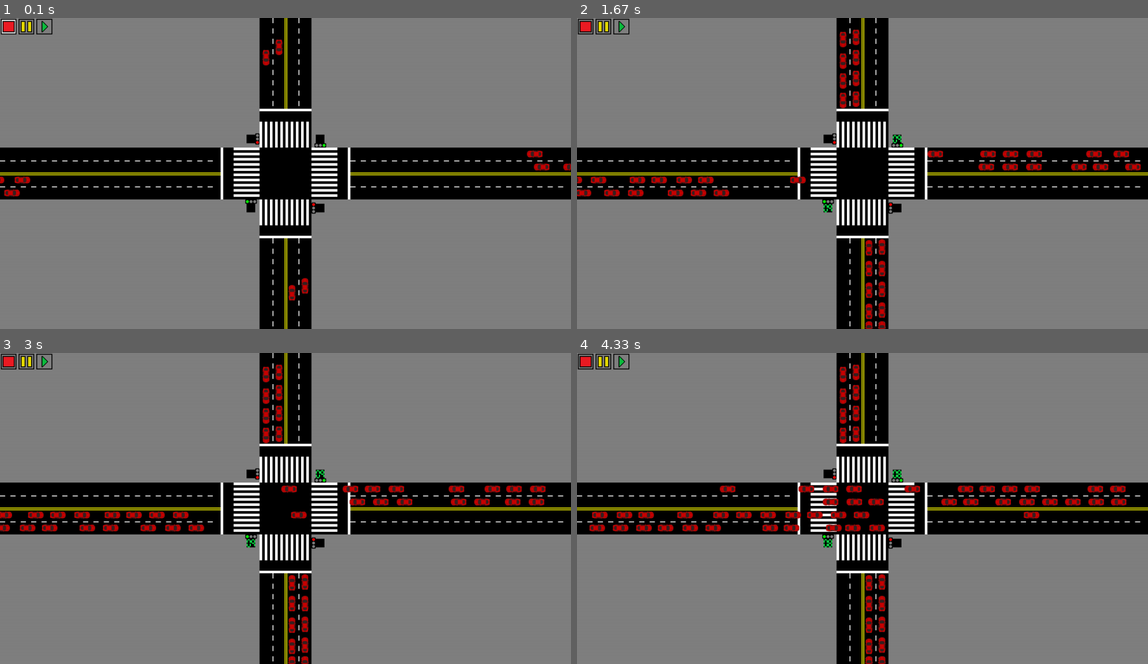
Above: before the commit, frames 1-4 (two rows, left to right).
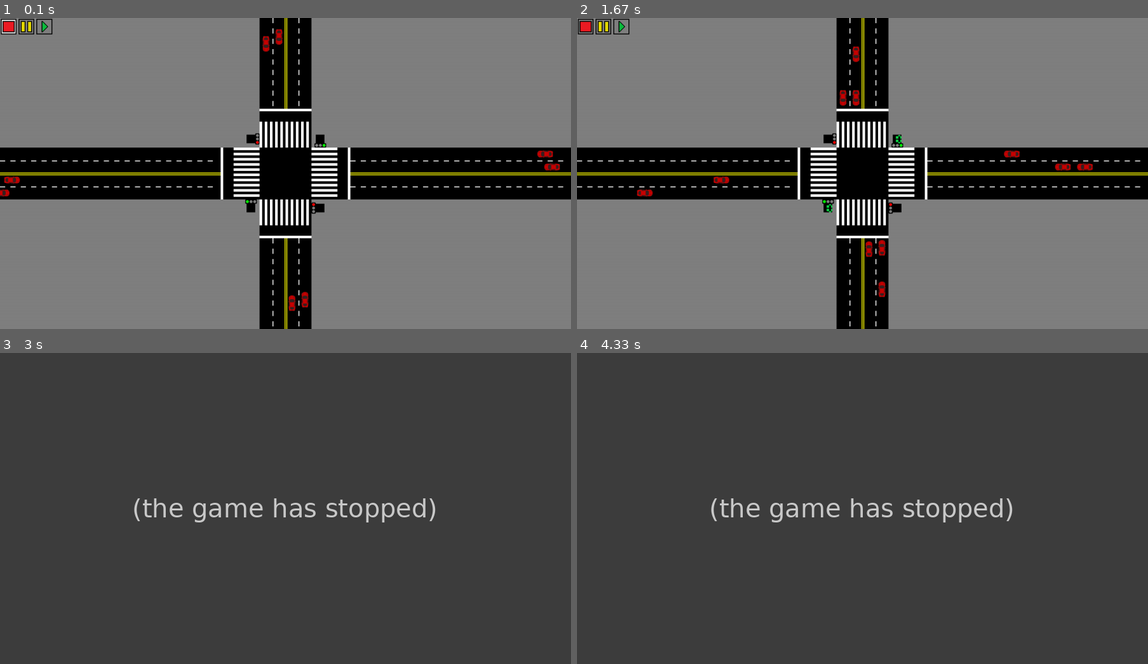
Above: after the commit, the same moments.

Repository: danielsds1/TrafficLights
Game: pygame game, started from traffic-simulation-pygame-master/traffic.py
The game is run twice, just before and just after one commit, with the same random seed, the same clock (stepped at 60 frames per second) and the same inputs.
Inputs (mouse positions are in pixels of both pictures, inside the frame that each line leads up to):
- Up to frame 1 (0.1 s): no input
- Up to frame 2 (1.67 s): click (862, 173) at 0.38 s
- Up to frame 3 (3 s): click (28, 362) at 1.85 s; click (45, 362) at 2.18 s; click (28, 362) at 2.52 s; click (45, 362) at 2.85 s
- Up to frame 4 (4.33 s): no input

The runs differ from the first frame. In frame 1, 0.8% of the frame differs, in the area x 0-100%, y 3-95%; in frame 2, 2.5%; in frame 3, 99%; in frame 4, 99%, in the area x 0-100%, y 0-100%.
Error after the commit: TypeError: can only concatenate str (not "int") to str (traffic.py line 494); the game stopped at 2.18 s (later frames are placeholders)

Commit message:
Added Logic

Diff:
--- a/traffic-simulation-pygame-master/traffic.py
+++ b/traffic-simulation-pygame-master/traffic.py
@@ -1,11 +1,12 @@
 import datetime
-
+import os
 import math as mt
 import random
 from pygame import *
 from pygame.sprite import *
 
 # initialize pygame
+os.environ['SDL_VIDEO_CENTERED'] = '1'
 pygame.init()
 
 BLACK = (0, 0, 0)
@@ -64,6 +65,7 @@
              (int(WIDTH / 2 - STREET / 8), 0),
              (int(WIDTH / 2 + STREET / 8), HEIGHT),
              (int(WIDTH / 2 + 3 * STREET / 8), HEIGHT)]
+FLOW=[200,200,400,400]
 
 CARSIZE = [40, 20]
 BTN_POS = [[20, 20], [61, 20], [102, 20]]
@@ -75,7 +77,7 @@
 class Cars(Sprite):
 
   def __init__(self, lane: int):
-    self.max_speed=random.randint(5,10)
+    self.max_speed=random.randint(3,6)
     self.speed = self.max_speed
     self.lane = lane
     if lane == 0 or lane == 1:
@@ -179,6 +181,19 @@
   def hover(self, button):
     self.image = image.load('img/btn/' + button + '.png')
 
+def logic():
+  green_time='a'
+  red_time='b'
+  return green_time,red_time
+
+def randLogic():
+  MAX_GT=30
+  MIN_GT=10
+  MAX_RT=30
+  MIN_RT=10
+  green_time=random.randint(MIN_GT,MAX_GT)
+  red_time=random.randint(MIN_RT,MAX_RT)
+  return green_time,red_time
 
 def drawBackground(frame, HEIGHT, WIDTH, STREET, STRIPE):
   frame.fill(BGCOLOR)
@@ -281,37 +296,45 @@
   signal_counterh = 0
   signal_counterv = 2
   cont = 0
-  green_time = 10
   yellow_time = 3
-  red_time = 10
-  total_time = green_time + red_time + yellow_time
+  try:
+    green_time, red_time = logic()
+    total_time = green_time + red_time + yellow_time
+  except:
+    green_time, red_time = randLogic()
+    total_time = green_time + red_time + yellow_time
   rtime = 0
 
   while True:
 
     if rtime == 0:
+      signal_counterv = 2
+      usignal.change_sign('red')
+      dsignal.change_sign('red')
+    if rtime == 1:
       signal_counterh = 0
-      signal_counterv = 2
       lsignal.change_sign('green')
       rsignal.change_sign('green')
       usignal.change_sign('red')
       dsignal.change_sign('red')
-    elif rtime == green_time:
+    elif rtime == green_time+1:
       signal_counterh = 1
       lsignal.change_sign('yellow')
       rsignal.change_sign('yellow')
     elif rtime == green_time + yellow_time:
       signal_counterh = 2
-      signal_counterv = 0
       lsignal.change_sign('red')
       rsignal.change_sign('red')
+    elif rtime == green_time + yellow_time+1:
+      signal_counterv = 0
       usignal.change_sign('green')
       dsignal.change_sign('green')
-    elif rtime == green_time + red_time:
+    elif rtime == green_time + red_time+1:
       signal_counterv = 1
       usignal.change_sign('yellow')
       dsignal.change_sign('yellow')
-    if rtime < green_time:
+
+    if rtime < green_time+1:
       if cont != rtime:
         lwatch1.change_num(mt.floor((green_time - rtime) / 10))
         lwatch2.change_num(mt.floor((green_time - rtime) % 10))
@@ -323,7 +346,7 @@
         dwatch2.change_num('off')
       else:
         cont = rtime
-    elif rtime < green_time + yellow_time:
+    elif rtime < green_time + yellow_time+1:
 
       if cont != rtime:
         lwatch1.change_num('off')
@@ -332,7 +355,7 @@
         rwatch2.change_num('off')
       else:
         cont = rtime
-    elif rtime < green_time + red_time:
+    elif rtime < green_time + red_time+1:
       if cont != rtime:
 
         lwatch1.change_num('off')
@@ -374,42 +397,58 @@
       for j in range(len(card[i])-1):
         card[i][j].move(signal_counterv, card[i][j + 1])
 
-    if carr[0][0].x < WIDTH-40 and len(carr[0]) < MAX_CAR[0] and random.randint(0, 4) == 0:
+    if carr[0][0] is None:
+      carr[0].insert(0, Cars(0))
+    if carr[0][0].x < WIDTH-40 and len(carr[0]) < MAX_CAR[0] and random.randint(0, FLOW[0]) == 0:
       carr[0].insert(0, Cars(0))
     if carr[0][len(carr[0])-2].x < 0:
       carr[0].pop(len(carr[0])-2)
 
-    if carr[1][0].x < WIDTH-40 and len(carr[1]) < MAX_CAR[0] and random.randint(0, 4) == 0:
+    if carr[1][0] is None:
+      carr[1].insert(0, Cars(1))
+    if carr[1][0].x < WIDTH-40 and len(carr[1]) < MAX_CAR[0] and random.randint(0, FLOW[0]) == 0:
       carr[1].insert(0, Cars(1))
     if carr[1][len(carr[1])-2].x < 0:
       carr[1].pop(len(carr[1])-2)
 
-    if carl[0][0].x > 40 and len(carl[0]) < MAX_CAR[0] and random.randint(0, 4) == 0:
+    if carl[0][0] is None:
+      carl[0].insert(0, Cars(2))
+    if carl[0][0].x > 40 and len(carl[0]) < MAX_CAR[0] and random.randint(0, FLOW[1]) == 0:
       carl[0].insert(0, Cars(2))
     if carl[0][len(carl[0])-2].x > WIDTH:
       carl[0].pop(len(carl[0])-2)
 
-    if carl[1][0].x > 40 and len(carl[1]) < MAX_CAR[0] and random.randint(0, 4) == 0:
+    if carl[1][0] is None:
+      carl[1].insert(0, Cars(3))
+    if carl[1][0].x > 40 and len(carl[1]) < MAX_CAR[0] and random.randint(0, FLOW[1]) == 0:
       carl[1].insert(0, Cars(3))
     if carl[1][len(carl[1])-2].x > WIDTH:
       carl[1].pop(len(carl[1])-2)
 
-    if caru[0][0].y > 40 and len(caru[0]) < MAX_CAR[1] and random.randint(0, 8) == 0:
+    if caru[0][0] is None:
+      caru[0].insert(0, Cars(4))
+    if caru[0][0].y > 40 and len(caru[0]) < MAX_CAR[1] and random.randint(0, FLOW[2]) == 0:
       caru[0].insert(0, Cars(4))
     if caru[0][len(caru[0])-2].y > HEIGHT:
       caru[0].pop(len(caru[0])-2)
 
-    if caru[1][0].y > 40 and len(caru[1]) < MAX_CAR[1] and random.randint(0, 8) == 0:
+    if caru[1][0] is None:
+      caru[1].insert(0, Cars(5))
+    if caru[1][0].y > 40 and len(caru[1]) < MAX_CAR[1] and random.randint(0, FLOW[2]) == 0:
       caru[1].insert(0, Cars(5))
     if caru[1][len(caru[1])-2].y > HEIGHT:
       caru[1].pop(len(caru[1])-2)
 
-    if card[0][0].y < WIDTH - 40 and len(card[0]) < MAX_CAR[1] and random.randint(0, 8) == 0:
+    if card[0][0] is None:
+      card[0].insert(0, Cars(6))
+    if card[0][0].y < WIDTH - 40 and len(card[0]) < MAX_CAR[1] and random.randint(0, FLOW[3]) == 0:
       card[0].insert(0, Cars(6))
     if card[0][len(card[0])-2].y < 0:
       card[0].pop(len(card[0])-2)
 
-    if card[1][0].y < WIDTH - 40 and len(card[1]) < MAX_CAR[1] and random.randint(0, 8) == 0:
+    if card[1][0] is None:
+      card[1].insert(0, Cars(7))
+    if card[1][0].y < WIDTH - 40 and len(card[1]) < MAX_CAR[1] and random.randint(0, FLOW[3]) == 0:
       card[1].insert(0, Cars(7))
     if card[1][len(card[1])-2].y < 0:
       card[1].pop(len(card[1])-2)
@@ -451,6 +490,8 @@
             if click[0] == 1:
               button2.hover('play')
               start = datetime.datetime.timetuple(datetime.datetime.now())
+              green_time, red_time = logic()
+              total_time = green_time + red_time + yellow_time
               break
           else:
             button2.hover('play')
